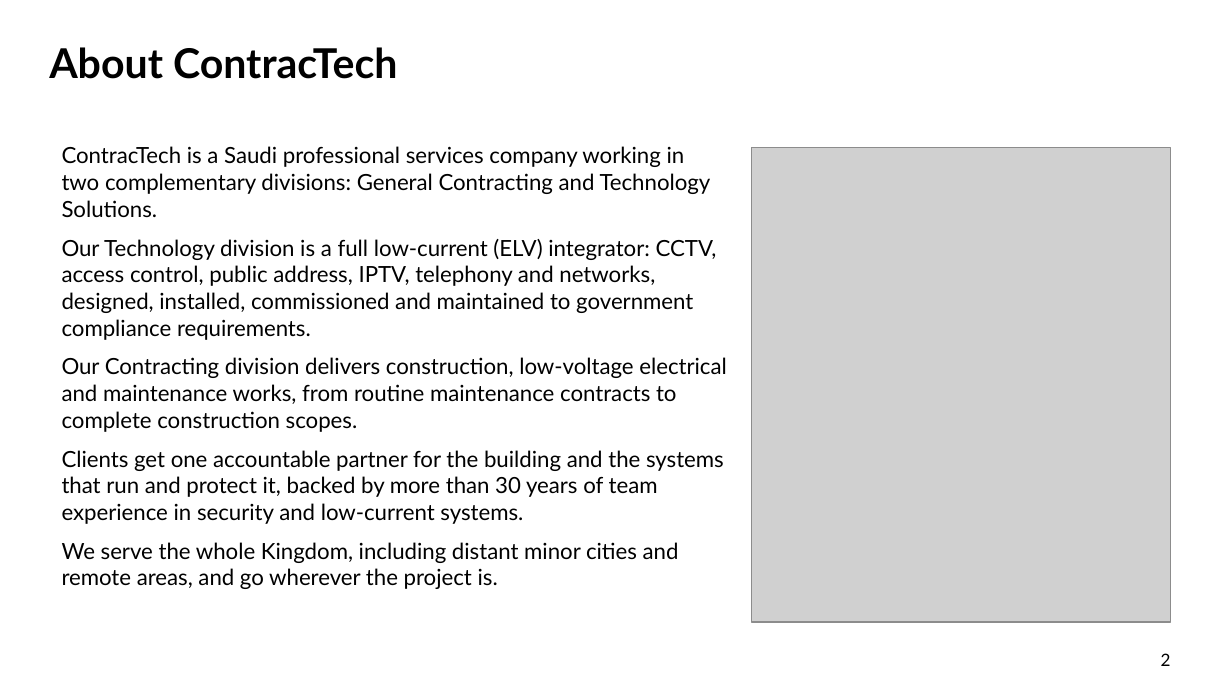
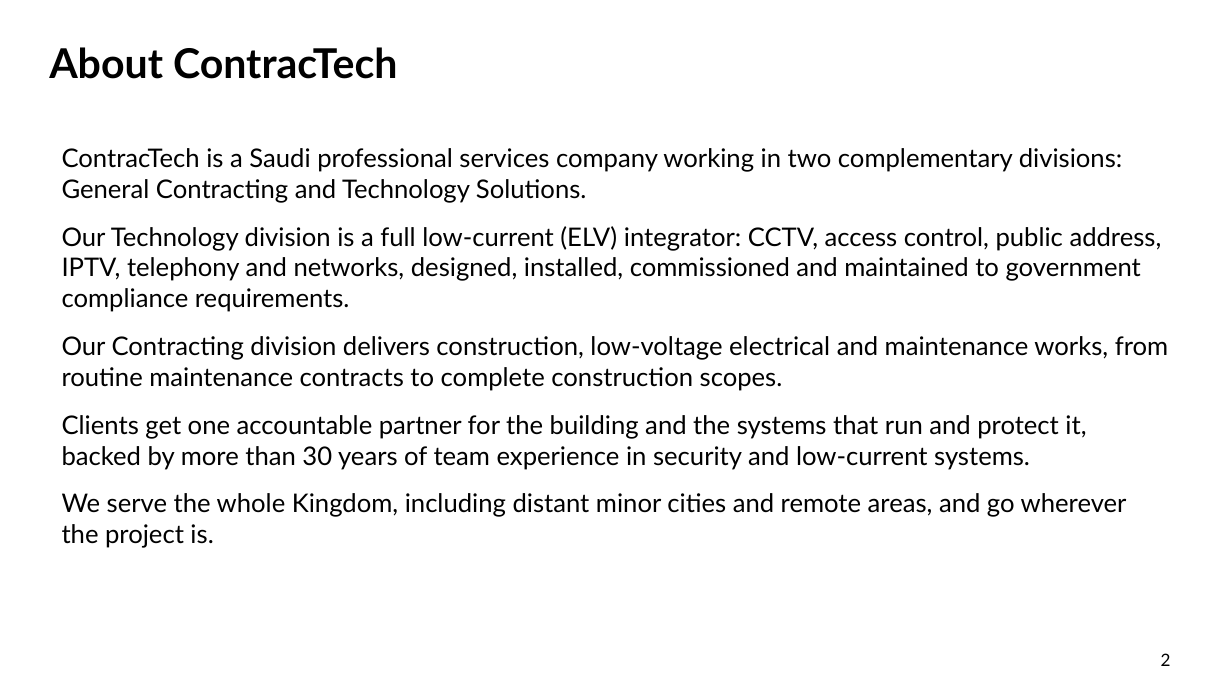
Before and after one commit to urkTish/CCTV, a slide deck: slide 2 of docs/company-profile/ContracTech-Company-Profile-EN.pptx. Drawn at 1232x693 pixels with LibreOffice and Linux fonts; fonts in the diff are those of the drawing; grey boxes stand for pictures; background and template pictures are left out. Boxes give left, top, right and bottom in pixels: in the first picture for what was removed or moved away, otherwise in the second. Text is boxed around its words. In the diff, an @@ line names an element or a change of style, - is before the commit and + after.

```diff
--- a/docs/company-profile/ContracTech-Company-Profile-EN.pptx
+++ b/docs/company-profile/ContracTech-Company-Profile-EN.pptx
@@ text "ContracTech is a Saudi professional ..." at <box>62,148,1168,548</box>: size 13 to 15 pt; more space between paragraphs @@
@@ picture removed at <box>752,148,1170,622</box> @@
```
Also in this commit, not shown: 3 other slides changed, 20 other files.
